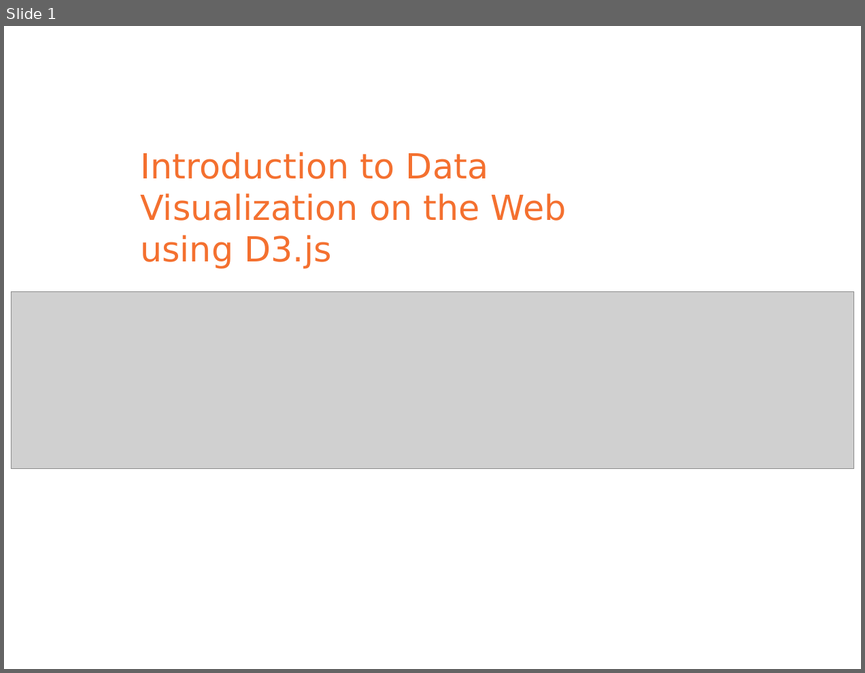
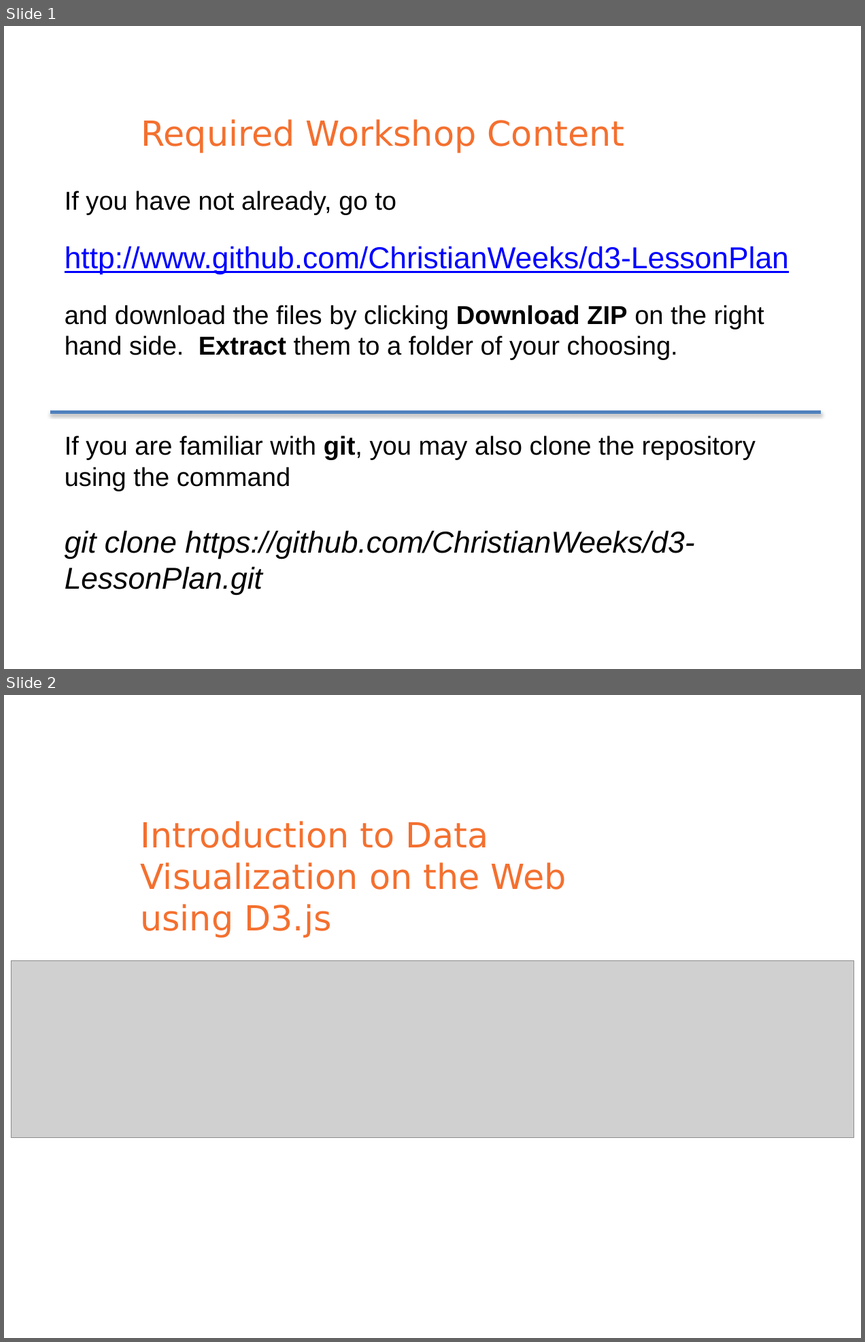
Before and after one commit to ChristianWeeks/d3-LessonPlan, a slide deck: Powerpoint/D3WorkshopCaweeks.pptx. Shown one above the other, each under a label of ours: slide 1 before the commit, slides 1 and 2 after it. The pictures are 865x673 and 865x1342 pixels, drawn with LibreOffice and Linux fonts; fonts in the diff are those of the drawing; grey boxes stand for pictures. Boxes give left, top, right and bottom in pixels: in the first picture for what was removed or moved away, otherwise in the second. Text is boxed around its words. In the diff, an @@ line names an element or a change of style, - is before the commit and + after.

```diff
--- a/Powerpoint/D3WorkshopCaweeks.pptx
+++ b/Powerpoint/D3WorkshopCaweeks.pptx
@@ slide 1 added at box(4, 26, 861, 669), background #FFFFFF @@
@@ text added at box(141, 119, 625, 153), 32 pt, text #F4702F @@
+Required Workshop Content
@@ text added at box(65, 191, 396, 215), 24 pt, text #000000 @@
+If you have not already, go to
@@ text added at box(65, 246, 789, 360), 24 pt, text #000000 @@
+http://www.github.com/ChristianWeeks/d3-LessonPlan
+and download the files by clicking Download ZIP on the right hand side. Extract them to a folder of your choosing.
@@ line added from (51, 412) to (821, 412), #4F81BD 3 pt @@
@@ text added at box(65, 435, 755, 594), 24 pt, text #000000 @@
+If you are familiar with git, you may also clone the repository using the command
+git clone https://github.com/ChristianWeeks/d3-LessonPlan.git
@@ what was slide 1 is now slide 2 @@
```
Also in this commit, not shown: 7 slides changed, 2 other slides added, 5 slides removed, 10 other files.
